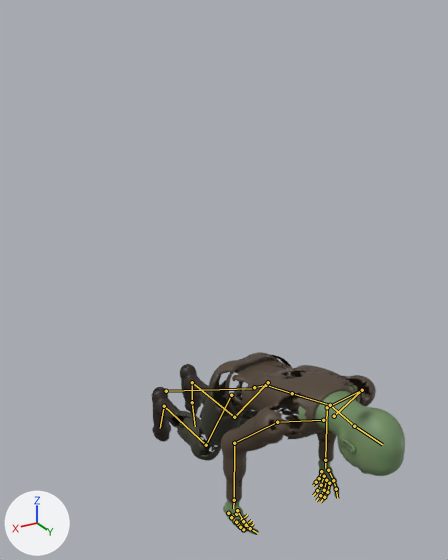
A saved change to the glTF model assets/models/creatures/eyezor.glb.
Rendered twice from a 50 mm camera at (1.19, 2.59, 1.86) aimed at (-0.02, 0.56, 0.85). The axes (+X, +Y, +Z) are drawn at lower left. The lights are the same throughout. The first picture is the older version. Both versions are drawn at frame 14 of the action 'death'; the numbers are the values there. The bones that change, and the others that lie on the model, are drawn over the model as lines.

In view in the first picture: 'eyezor'.
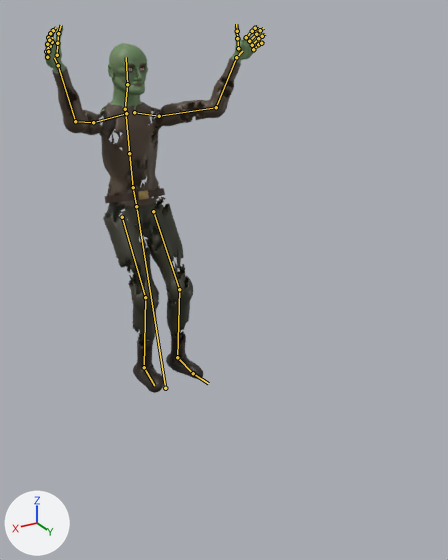
Changed parts and their boxes [x1, y1, x2, y2] in the pictures (448 x 560 px):
'eyezor', posed (12% narrower, 101% taller)
    before: [152, 352, 405, 535]
    after: [44, 24, 266, 393]
bone 'root', root to tip
    before: (166, 391) to (255, 388)
    after: (165, 388) to (136, 206)
bone 'spine', root to tip
    before: (266, 385) to (292, 393)
    after: (133, 187) to (129, 153)
bone 'chest', root to tip
    before: (292, 393) to (328, 404)
    after: (129, 153) to (125, 111)
bone 'upper_arm.L', root to tip
    before: (362, 390) to (327, 407)
    after: (159, 116) to (216, 107)
bone 'forearm.L', root to tip
    before: (327, 407) to (325, 460)
    after: (216, 107) to (236, 57)
bone 'hand.L', root to tip
    before: (325, 460) to (325, 468)
    after: (236, 57) to (242, 51)
bone 'upper_arm.R', root to tip
    before: (277, 422) to (234, 443)
    after: (93, 122) to (75, 121)
bone 'forearm.R', root to tip
    before: (234, 443) to (234, 500)
    after: (75, 121) to (58, 65)
bone 'hand.R', root to tip
    before: (234, 500) to (233, 508)
    after: (58, 65) to (54, 58)
bone 'index.01.R', root to tip
    before: (238, 524) to (243, 529)
    after: (52, 42) to (51, 34)
bone 'index.02.R', root to tip
    before: (243, 529) to (248, 528)
    after: (51, 34) to (53, 30)
bone 'middle.01.R', root to tip
    before: (235, 521) to (240, 527)
    after: (50, 46) to (48, 37)
bone 'middle.02.R', root to tip
    before: (240, 527) to (246, 525)
    after: (48, 37) to (50, 33)
bone 'pinky.01.R', root to tip
    before: (228, 513) to (232, 516)
    after: (47, 57) to (46, 51)
bone 'pinky.02.R', root to tip
    before: (232, 516) to (236, 514)
    after: (46, 51) to (48, 49)
bone 'ring.01.R', root to tip
    before: (231, 517) to (236, 522)
    after: (48, 51) to (47, 44)
bone 'ring.02.R', root to tip
    before: (236, 522) to (242, 519)
    after: (47, 44) to (49, 40)
bone 'thumb.02.R', root to tip
    before: (243, 521) to (250, 528)
    after: (57, 43) to (58, 33)
bone 'thumb.03.R', root to tip
    before: (250, 528) to (257, 533)
    after: (58, 33) to (61, 25)
bone 'head', root to tip
    before: (354, 426) to (382, 444)
    after: (127, 84) to (126, 57)
bone 'shin.L', root to tip
    before: (234, 417) to (192, 382)
    after: (179, 289) to (177, 357)
bone 'foot.L', root to tip
    before: (192, 382) to (192, 402)
    after: (177, 357) to (193, 373)
bone 'thigh.R', root to tip
    before: (231, 395) to (206, 445)
    after: (122, 217) to (145, 297)
bone 'shin.R', root to tip
    before: (206, 445) to (164, 406)
    after: (145, 297) to (144, 367)
bone 'foot.R', root to tip
    before: (164, 406) to (160, 428)
    after: (144, 367) to (154, 385)

What the commit changed:
Bone 'root' (bone_root) moves from (0.0, 0.0, 0.0) to (0.0, 0.019, 0.0).
Bone 'root' (bone_root) turns from (60, 0, 0) to (-15, 0, 0) degrees about its own x, y and z.
Bone 'spine' (bone_spine) turns from (14, 0, 0) to (13, 0, 0) degrees about its own x, y and z.
Bone 'chest' (bone_chest) turns from (0, 0, 0) to (0, 7, 0) degrees about its own x, y and z.
Bone 'upper_arm.L' (bone_upper_arm_l) turns from (29, 0, -33) to (102, -40, -46) degrees about its own x, y and z.
Bone 'forearm.L' (bone_forearm_l) turns from (42, 0, 0) to (53, 0, 0) degrees about its own x, y and z.
Bone 'hand.L' (bone_hand_l) turns from (0, 0, 0) to (-22, 17, -5) degrees about its own x, y and z.
Bone 'upper_arm.R' (bone_upper_arm_r) turns from (29, 0, 33) to (102, 40, 46) degrees about its own x, y and z.
Bone 'forearm.R' (bone_forearm_r) turns from (42, 0, 0) to (53, 0, 0) degrees about its own x, y and z.
Bone 'hand.R' (bone_hand_r) turns from (0, 0, 0) to (-22, -17, 5) degrees about its own x, y and z.
Bone 'index.01.R' (bone_index_01_r) turns from (0, 0, 34) to (0, 0, 17) degrees about its own x, y and z.
Bone 'index.02.R' (bone_index_02_r) turns from (0, 0, 45) to (0, 0, 22) degrees about its own x, y and z.
Bone 'middle.01.R' (bone_middle_01_r) turns from (0, 0, 34) to (0, 0, 17) degrees about its own x, y and z.
Bone 'middle.02.R' (bone_middle_02_r) turns from (0, 0, 45) to (0, 0, 22) degrees about its own x, y and z.
Bone 'pinky.01.R' (bone_pinky_01_r) turns from (0, 0, 38) to (0, 0, 18) degrees about its own x, y and z.
Bone 'pinky.02.R' (bone_pinky_02_r) turns from (0, 0, 49) to (0, 0, 24) degrees about its own x, y and z.
Bone 'ring.01.R' (bone_ring_01_r) turns from (0, 0, 36) to (0, 0, 17) degrees about its own x, y and z.
Bone 'ring.02.R' (bone_ring_02_r) turns from (0, 0, 47) to (0, 0, 23) degrees about its own x, y and z.
Bone 'thumb.02.R' (bone_thumb_02_r) turns from (2, 0, 15) to (1, 0, 8) degrees about its own x, y and z.
Bone 'thumb.03.R' (bone_thumb_03_r) turns from (2, 0, 19) to (1, 0, 10) degrees about its own x, y and z.
Bone 'head' (bone_head) turns from (0, 0, 0) to (-8, 0, 0) degrees about its own x, y and z.
Bone 'shin.L' (bone_shin_l) turns from (-40, 0, 0) to (-39, 0, 0) degrees about its own x, y and z.
Bone 'foot.L' (bone_foot_l) turns from (0, 0, 0) to (16, -1, -1) degrees about its own x, y and z.
Bone 'thigh.R' (bone_thigh_r) turns from (30, 0, 0) to (20, 0, 0) degrees about its own x, y and z.
Bone 'shin.R' (bone_shin_r) turns from (-50, 0, 0) to (-39, 0, 0) degrees about its own x, y and z.
Bone 'foot.R' (bone_foot_r) turns from (0, 0, 0) to (16, 1, 1) degrees about its own x, y and z.
